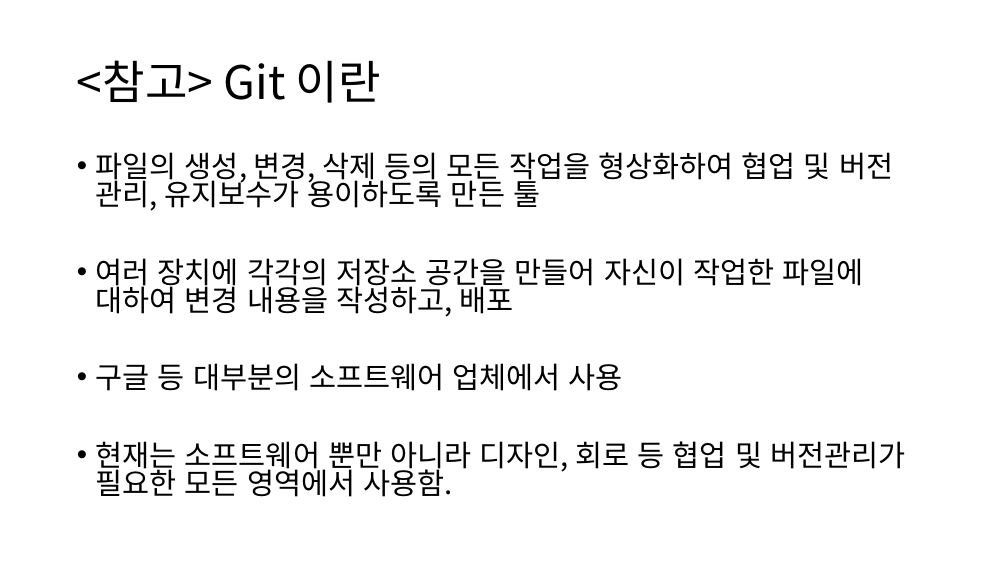
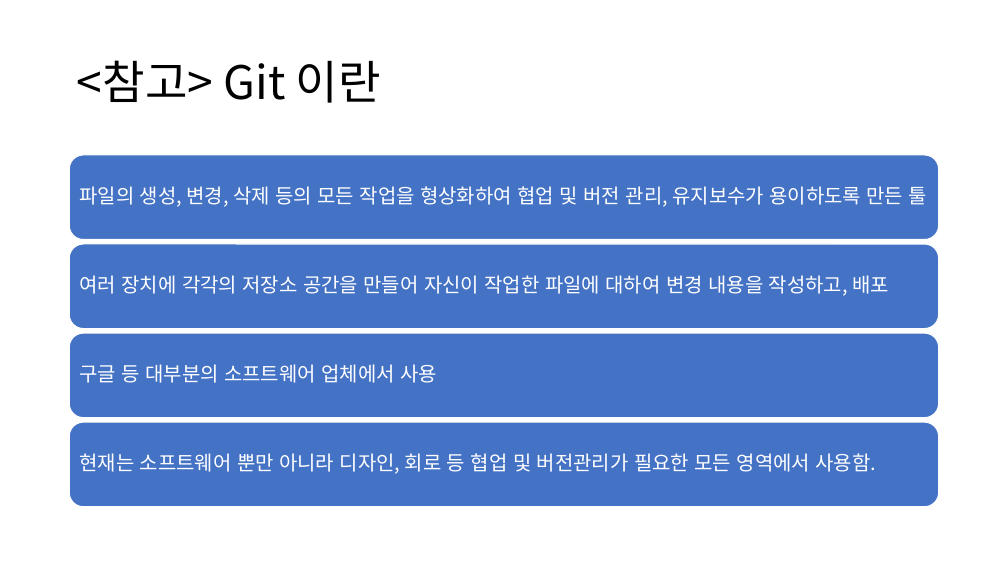
Before and after one commit to yazanamu/ctb-kicad-libraries, a slide deck: slide 5 of KiCAD사용법.pptx. Drawn at 1008x567 pixels with LibreOffice and Linux fonts; fonts in the diff are those of the drawing. Boxes give left, top, right and bottom in pixels: in the first picture for what was removed or moved away, otherwise in the second. Text is boxed around its words. In the diff, an @@ line names an element or a change of style, - is before the commit and + after.

```diff
--- a/KiCAD사용법.pptx
+++ b/KiCAD사용법.pptx
@@ text removed at (96,152,905,497) @@
-• 파일의 생성, 변경, 삭제 등의 모든 작업을 형상화하여 협업 및 버전 관리, 유지보수가 용이하도록 만든 툴
-• 여러 장치에 각각의 저장소 공간을 만들어 자신이 작업한 파일에 대하여 변경 내용을 작성하고, 배포
-• 구글 등 대부분의 소프트웨어 업체에서 사용
-• 현재는 소프트웨어 뿐만 아니라 디자인, 회로 등 협업 및 버전관리가 필요한 모든 영역에서 사용함.
@@ group added at (70,155,939,507): 4 rounded rectangles, 4 texts @@
+파일의 생성, 변경, 삭제 등의 모든 작업을 형상화하여 협업 및 버전 관리, 유지보수가 용이하도록 만든 툴
+여러 장치에 각각의 저장소 공간을 만들어 자신이 작업한 파일에 대하여 변경 내용을 작성하고, 배포
+구글 등 대부분의 소프트웨어 업체에서 사용
+현재는 소프트웨어 뿐만 아니라 디자인, 회로 등 협업 및 버전관리가 필요한 모든 영역에서 사용함.
```
Also in this commit, not shown: 5 other slides changed, 2 slides added.
